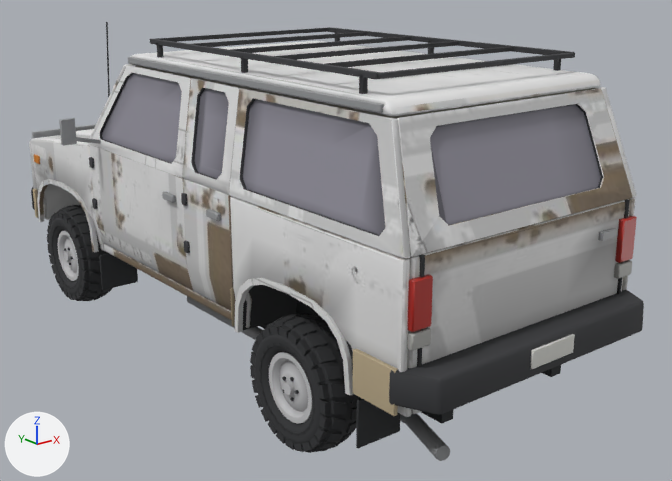
The glTF model frontend/src/assets/models/vehicles/wayfarer.m.glb, before and after one commit.
Rendered twice from a 50 mm lens placed at (-3.45, -5.06, 2.58), pointed at (0.25, -0.44, 0.73). Lighting does not change. The marker at lower left points along +X, +Y and +Z. The first picture is the older version. Vertices at exactly the same position are counted once.

Names of what the first picture shows: 'body', 'cab_interior', 'door_FL', 'door_RL', 'wheel_FL', 'wheel_RL'.
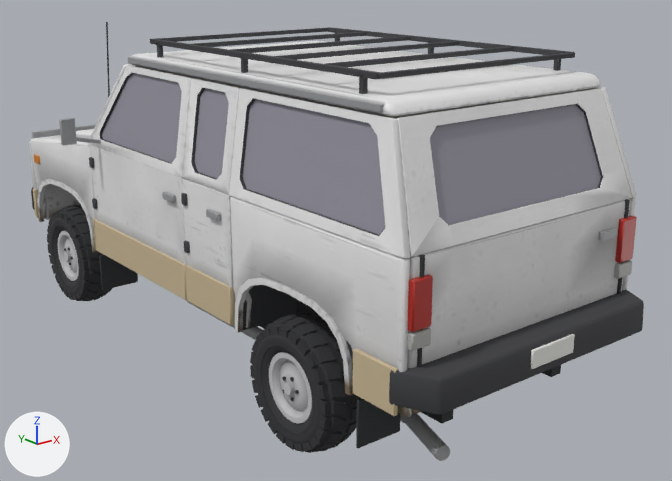
What differs and where, as boxes (x1, y1, x2, y2) in the pictures (672 x 481 px):
'door_FL', reshaped: before (59, 65, 194, 291); after (59, 65, 192, 300)
'door_RL', reshaped: before (181, 78, 241, 311); after (181, 78, 241, 325)
part 1 of me_body_013, added: after (93, 219, 97, 251)
part 2 of me_body_013, surface changed: (29, 42, 636, 417) in both
part 3 of me_body_013, edited (looks the same): (29, 22, 644, 461) in both
part 4 of me_door_fl_013, added: after (94, 220, 187, 300)
part 5 of me_door_fl_013, surface changed: before (92, 65, 194, 291); after (92, 65, 192, 265)
part 6 of me_door_fl_013, edited (looks the same): (61, 65, 191, 265) in both
part 7 of me_door_rl, added: after (185, 265, 232, 325)
part 8 of me_door_rl, surface changed (lighter): before (182, 78, 241, 311); after (182, 78, 241, 301)
part 9 of me_door_rl, recoloured (lighter): before (182, 88, 236, 311); after (182, 88, 236, 301)

Edits to the bpy script that builds the scene:
```text
Change me_body_013:
    used by ob_body; location = (0.0, 0.0, 0.0)
    remove me_body_013.from_pydata(...)  # 6323 vertices, 11978 faces; spans x -0.87..0.87, y -2.45..2.23, z 0.24..2.11
    add me_body_013.from_pydata(...)  # 6371 vertices, 12066 faces; spans x -0.87..0.87, y -2.45..2.23, z 0.24..2.11
    me_body_013 part 1: the loose piece of 24 vertices spanning x -0.86..-0.84, y 1.95..1.99, z 0.55..0.78 is copied, and the copy is scaled about its middle by (1, 0.199, 1), then moved by (0.0, -1.09, 0.0); it spans x -0.86..-0.84, y 0.88..0.89, z 0.55..0.78
    me_body_013 part 2: 4725 kept faces spanning x -0.87..0.87, y -2.28..2.02, z 0.53..1.95 get new texture (UV) coordinates
    me_body_013 part 3: 7836 kept faces spanning x -0.87..0.87, y -2.45..2.23, z 0.24..2.11 get new vertex colours; the middle colour goes from grey #b8b8b8 to white #ffffff
    other edits to the shape of me_body_013 do not show in these pictures
Change me_door_fl_013:
    used by ob_door_fl; location = (0.0, 0.0, 0.0)
    remove me_door_fl_013.from_pydata(...)  # 349 vertices, 651 faces; spans x -1.1..-0.722, y -0.379..0.876, z 0.6..1.88
    add me_door_fl_013.from_pydata(...)  # 403 vertices, 755 faces; spans x -1.1..-0.722, y -0.379..0.876, z 0.55..1.88
    me_door_fl_013 part 4: a new loose piece of 54 vertices spanning x -0.864..-0.84, y -0.375..0.872, z 0.55..0.78, in mat_second
    me_door_fl_013 part 5: 220 kept faces spanning x -0.85..-0.722, y -0.379..0.876, z 0.6..1.88 get new texture (UV) coordinates
    me_door_fl_013 part 6: 485 kept faces spanning x -1.095..-0.722, y -0.379..0.876, z 0.6..1.88 get new vertex colours
    add me_door_fl_013.materials.append(mat_second)
Change me_door_rl:
    used by ob_door_rl; location = (0.0, 0.0, 0.0)
    remove me_door_rl.from_pydata(...)  # 262 vertices, 490 faces; spans x -0.88..-0.722, y -0.881..-0.379, z 0.6..1.879
    add me_door_rl.from_pydata(...)  # 298 vertices, 558 faces; spans x -0.88..-0.722, y -0.881..-0.379, z 0.55..1.879
    me_door_rl part 7: a new loose piece of 36 vertices spanning x -0.864..-0.84, y -0.877..-0.383, z 0.55..0.78, in mat_second
    me_door_rl part 8: 182 kept faces spanning x -0.85..-0.722, y -0.881..-0.379, z 0.6..1.879 get new texture (UV) coordinates
    me_door_rl part 9: 346 kept faces spanning x -0.88..-0.722, y -0.881..-0.379, z 0.6..1.878 get new vertex colours
    add me_door_rl.materials.append(mat_second)
```
